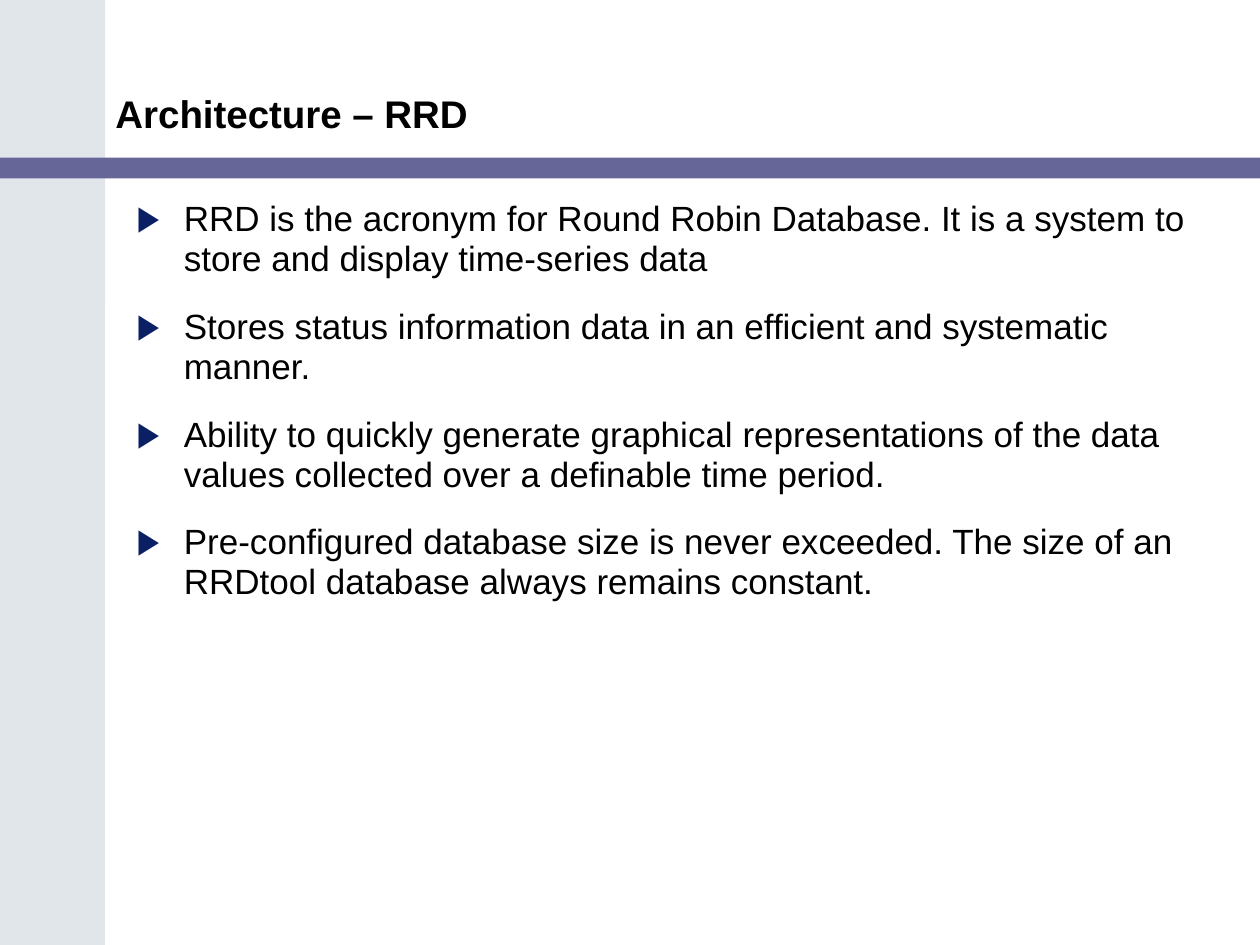
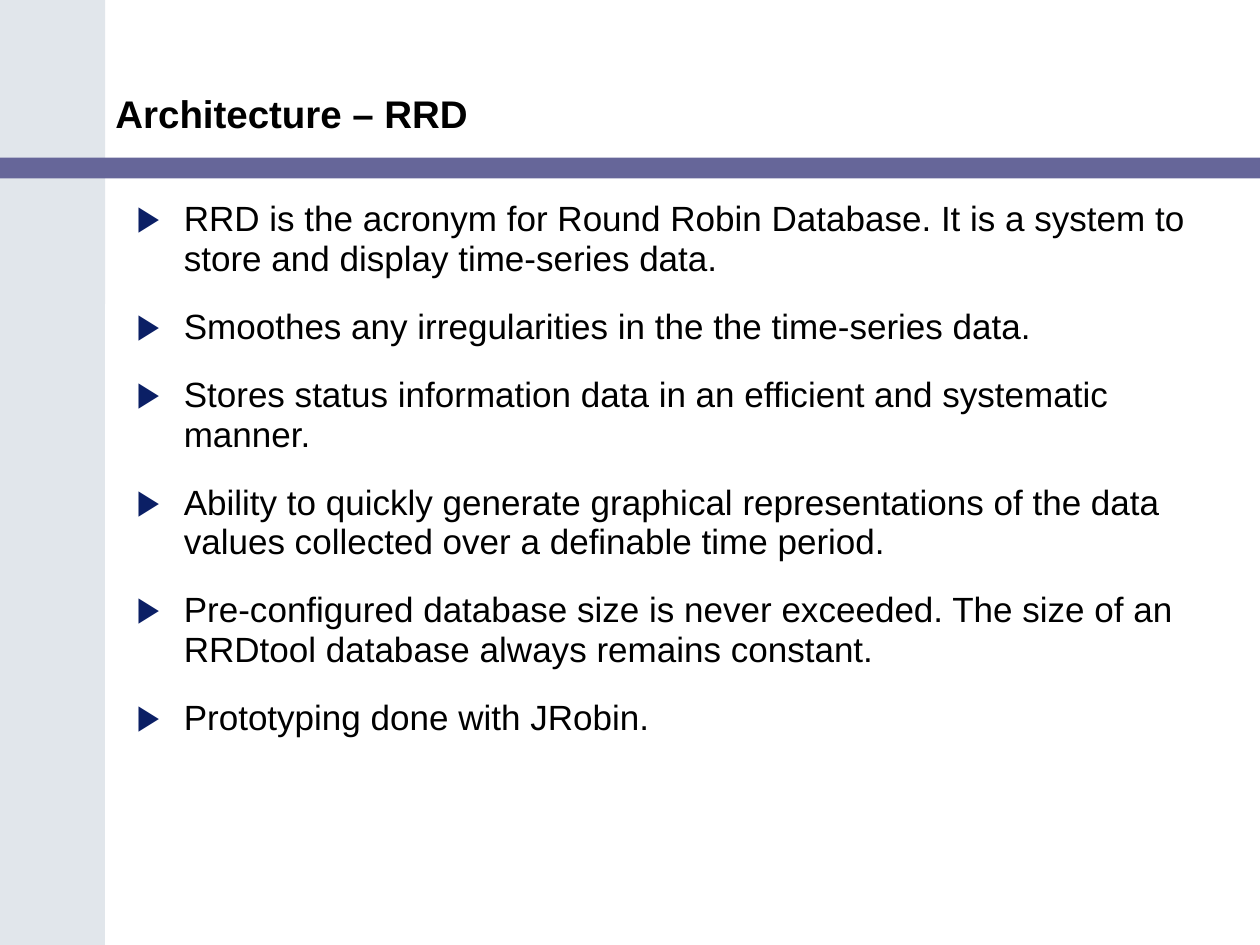
Before and after one commit to NCIP/cagrid-portal, a slide deck: slide 17 of cagrid-1-0/Documentation/presentations/200607_VCDE_ARCH/Portal_Arch_VCDE_2006_07.ppt (slide 16 before the commit). Drawn at 1260x945 pixels with LibreOffice and Linux fonts; fonts in the diff are those of the drawing; background and template pictures are left out. Boxes give left, top, right and bottom in pixels: in the first picture for what was removed or moved away, otherwise in the second. Text is boxed around its words. In the diff, an @@ line names an element or a change of style, - is before the commit and + after.

```diff
--- a/cagrid-1-0/Documentation/presentations/200607_VCDE_ARCH/Portal_Arch_VCDE_2006_07.ppt
+++ b/cagrid-1-0/Documentation/presentations/200607_VCDE_ARCH/Portal_Arch_VCDE_2006_07.ppt
@@ text at (184, 205, 1184, 346): text changed @@
-▶ RRD is the acronym for Round Robin Database. It is a system to store and display time-series data
+▶ RRD is the acronym for Round Robin Database. It is a system to store and display time-series data.
+▶ Smoothes any irregularities in the the time-series data.
@@ text at (184, 704, 649, 737): paragraph added @@
+▶ Prototyping done with JRobin.
```
Also in this commit, not shown: 6 other slides changed, 2 slides added.
